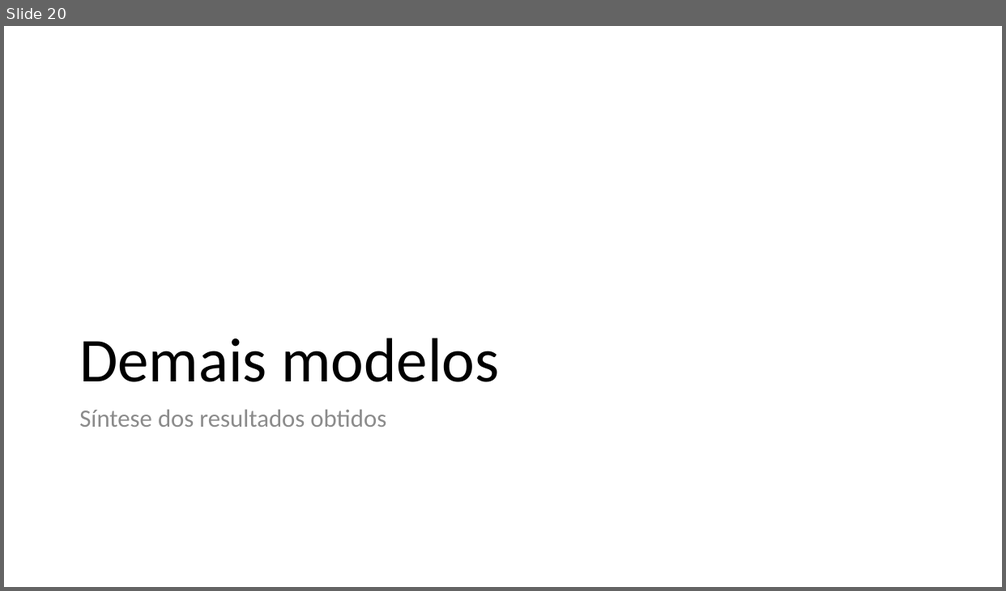
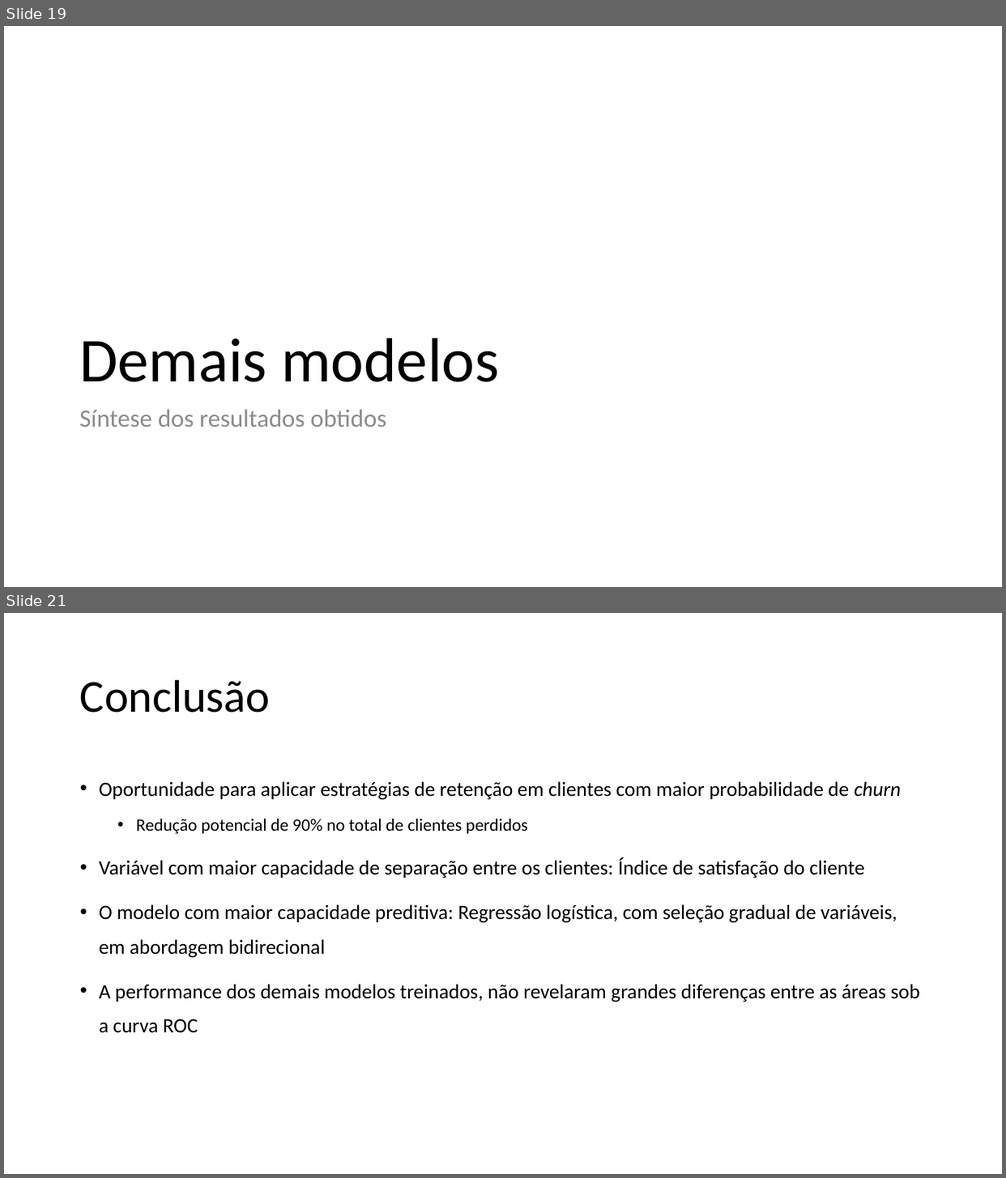
Before and after one commit to franzmonteiro/new_telco_churn, a slide deck: apresentacao.pptx. Shown one above the other, each under a label of ours: slide 20 before the commit, slides 19 and 21 after it; the slides between them are not shown. The pictures are 1006x591 and 1006x1178 pixels, drawn with LibreOffice and Linux fonts; fonts in the diff are those of the drawing; background and template pictures are left out. Boxes give left, top, right and bottom in pixels: in the first picture for what was removed or moved away, otherwise in the second. Text is boxed around its words. In the diff, an @@ line names an element or a change of style, - is before the commit and + after.

```diff
--- a/apresentacao.pptx
+++ b/apresentacao.pptx
@@ slide 21 added at [4,613,1002,1174], background picture (left out) @@
@@ title added at [80,679,270,713], 44 pt, text #000000 @@
+Conclusão
@@ text added at [99,781,920,1033], 19.6 pt, text #000000 @@
+• Oportunidade para aplicar estratégias de retenção em clientes com maior probabilidade de churn
+  • Redução potencial de 90% no total de clientes perdidos
+• Variável com maior capacidade de separação entre os clientes: Índice de satisfação do cliente
+• O modelo com maior capacidade preditiva: Regressão logística, com seleção gradual de variáveis, em abordagem bidirecional
+• A performance dos demais modelos treinados, não revelaram grandes diferenças entre as áreas sob a curva ROC
@@ what was slide 20 is now slide 19 @@
```
Also in this commit, not shown: 8 slides changed, 1 other slide added, 2 slides removed.
